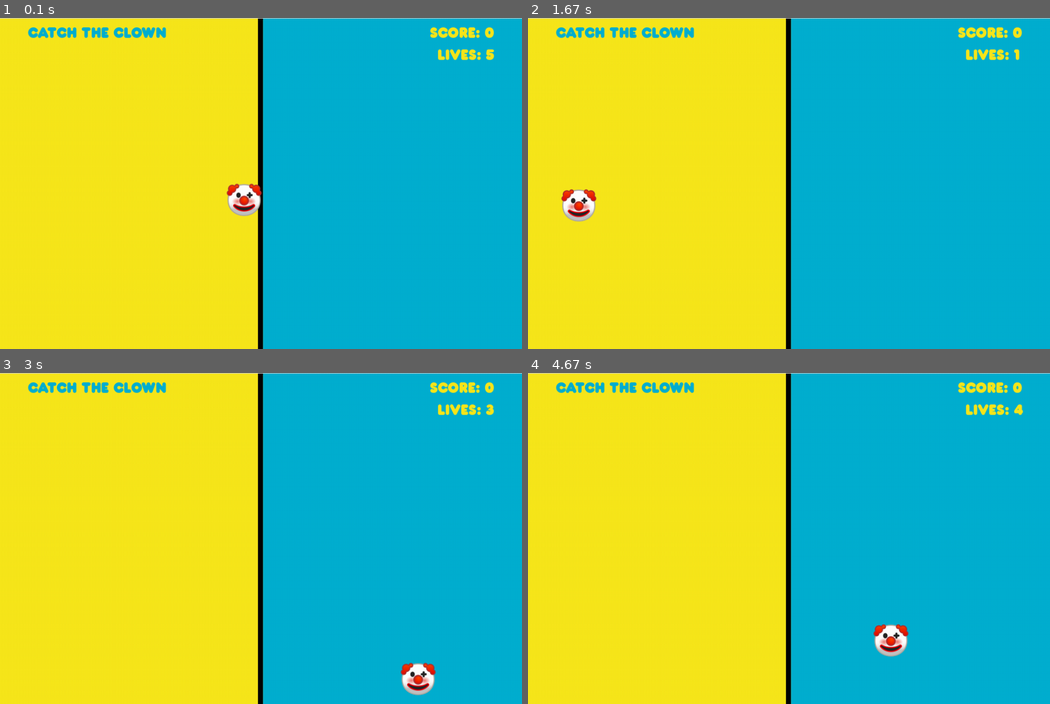
Above: before the commit, frames 1-4 (two rows, left to right).
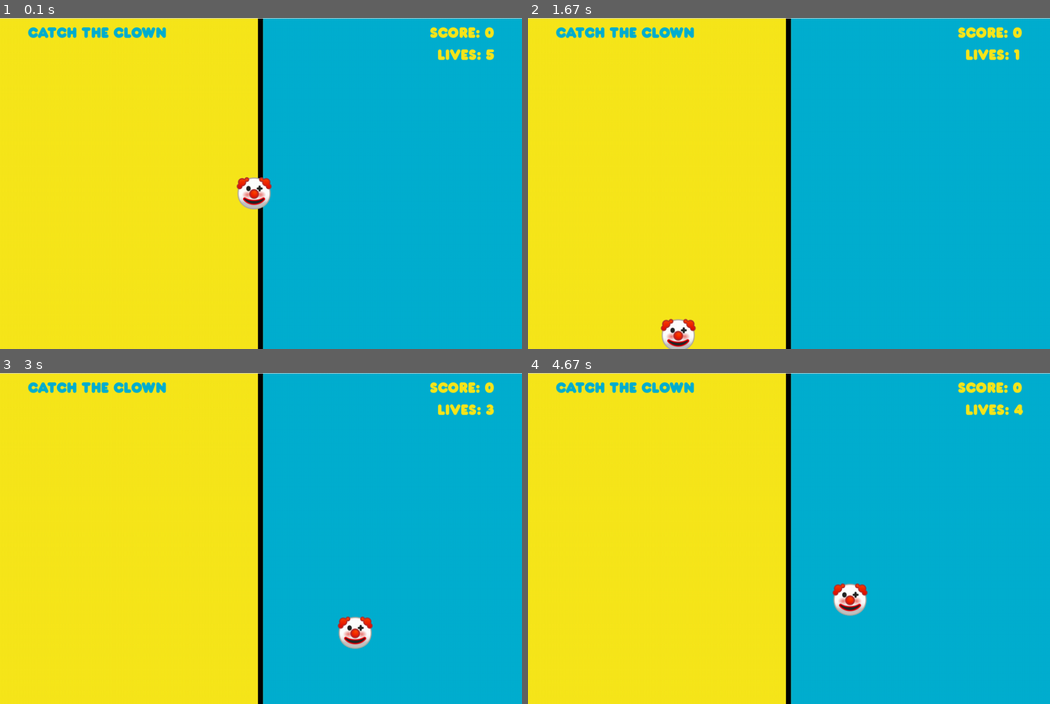
Above: after the commit, the same moments.

Repository: DWAcademProgramming/python_gaming
Game: pygame game, started from clown_game.py
Two runs of this game, one before a commit and one after it. Both use one fixed random seed, a clock stepped at 60 frames per second and the inputs below.
Inputs (mouse positions are in pixels of both pictures, inside the frame that each line leads up to):
- Up to frame 1 (0.1 s): no input
- Up to frame 2 (1.67 s): click (789, 183) at 0.38 s; click (794, 203) at 0.72 s; click (627, 133) at 1.05 s; click (982, 299) at 1.38 s
- Up to frame 3 (3 s): click (271, 425) at 1.72 s; click (234, 624) at 2.05 s; click (245, 482) at 2.38 s; click (187, 468) at 2.72 s
- Up to frame 4 (4.67 s): click (924, 508) at 3.05 s; click (950, 531) at 3.38 s; click (898, 478) at 3.72 s; click (637, 475) at 4.05 s; click (809, 525) at 4.38 s

The runs differ from the first frame. In frame 1, 0.8% of the frame differs, in the area x 43-53%, y 47-60%; in frame 2, 1.1%; in frame 3, 1.1%, in the area x 64-84%, y 73-98%; in frame 4, 1.1%.

Commit message:
Speeds adjusted for lengthening the gameplay

Diff:
--- a/clown_game.py
+++ b/clown_game.py
@@ -15,7 +15,7 @@
 
 #Set game values
 PLAYER_STARTING_LIVES = 5
-CLOWN_STARTING_VELOCITY = 5
+CLOWN_STARTING_VELOCITY = 2.5
 CLOWN_ACCERLATION = 1
 
 score = 0
--- a/feed_the_dragon/feed_the_dragon.py
+++ b/feed_the_dragon/feed_the_dragon.py
@@ -15,8 +15,8 @@
 clock = pygame.time.Clock()
 
 #Set game colors
-PLAYER_STARTING_LIVES = 5
-PLAYER_VELOCITY = 5
+PLAYER_STARTING_LIVES = 10
+PLAYER_VELOCITY = 2.5
 COIN_STARTING_VELOCITY = 5
 COIN_ACCELERATION = 5
 BUFFER_DISTANCE = 100
